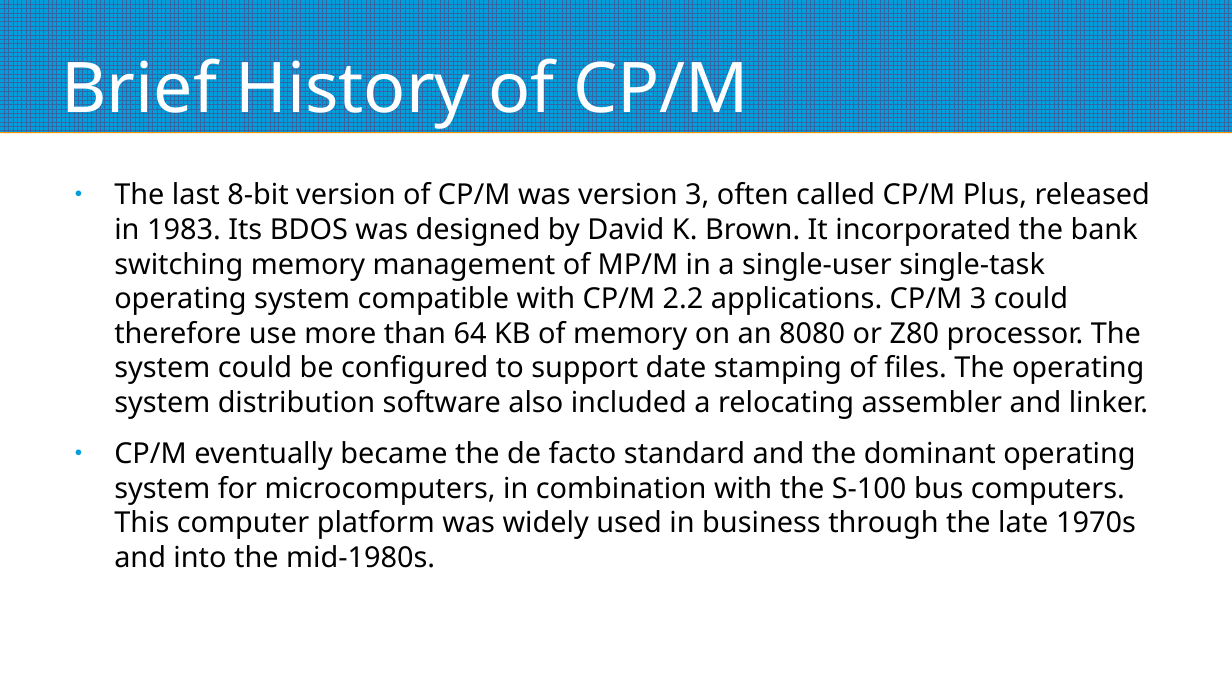
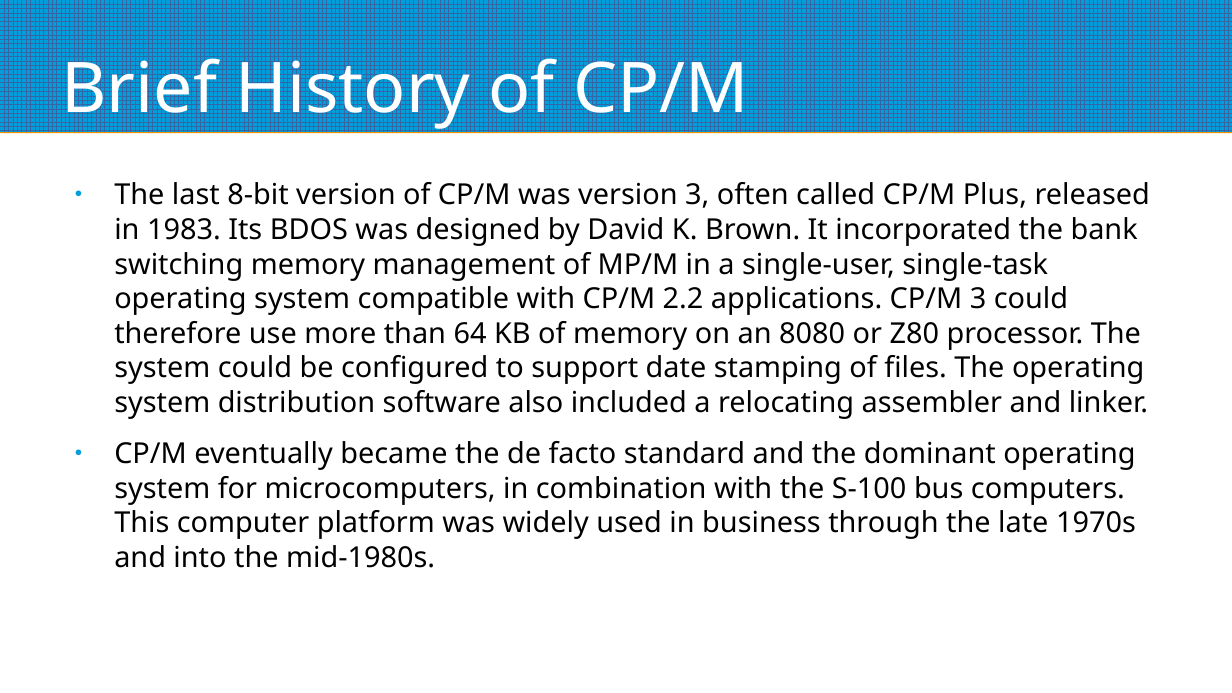
Before and after one commit to mggates39/Programming-With-CPM, a slide deck: slide 14 of CPM_Programming_Slides.odp. Drawn at 1232x693 pixels with LibreOffice and Linux fonts; fonts in the diff are those of the drawing. Boxes give left, top, right and bottom in pixels: in the first picture for what was removed or moved away, otherwise in the second. Text is boxed around its words. In the diff, an @@ line names an element or a change of style, - is before the commit and + after.

```diff
--- a/CPM_Programming_Slides.odp
+++ b/CPM_Programming_Slides.odp
@@ text at [114, 182, 1150, 419]: text changed @@
-● The last 8-bit version of CP/M was version 3, often called CP/M Plus, released in 1983. Its BDOS was designed by David K. Brown. It incorporated the bank switching memory management of MP/M in a single-user single-task operating system compatible with CP/M 2.2 applications. CP/M 3 could therefore use more than 64 KB of memory on an 8080 or Z80 processor. The system could be configured to support date stamping of files. The operating system distribution software also included a relocating assembler and linker.
+● The last 8-bit version of CP/M was version 3, often called CP/M Plus, released in 1983. Its BDOS was designed by David K. Brown. It incorporated the bank switching memory management of MP/M in a single-user, single-task operating system compatible with CP/M 2.2 applications. CP/M 3 could therefore use more than 64 KB of memory on an 8080 or Z80 processor. The system could be configured to support date stamping of files. The operating system distribution software also included a relocating assembler and linker.
```
Also in this commit, not shown: 10 other slides changed, 1 other file.
